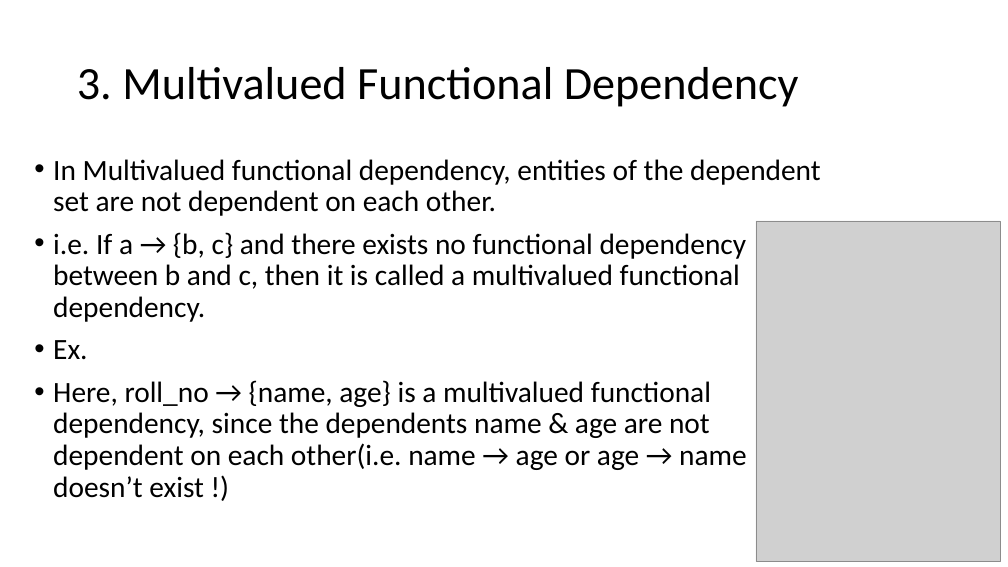
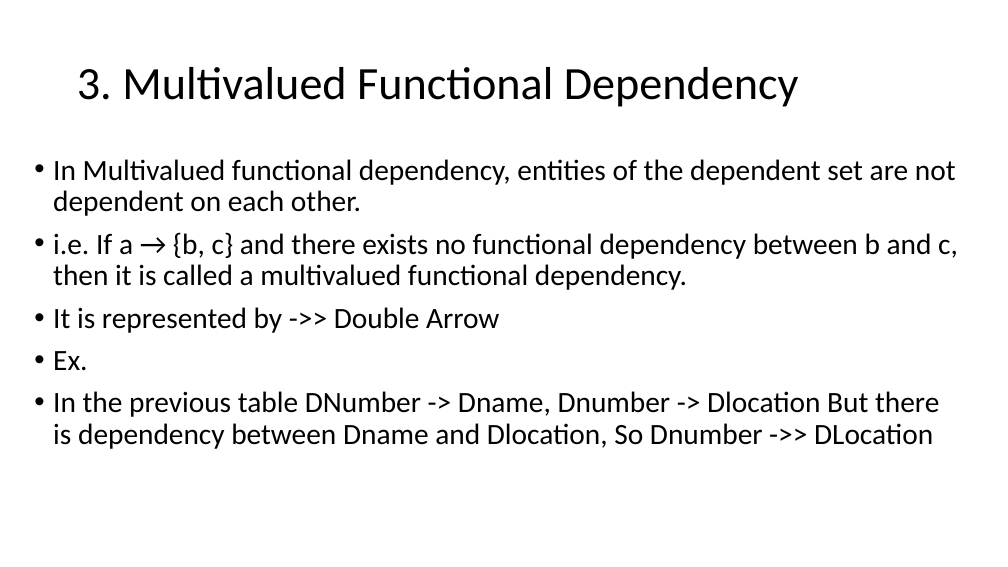
Before and after one commit to VishalChudasama08/MCA, a slide deck: slide 9 of Sem-1/RDBMS Theory/Unit-3/Day_12.pptx. Drawn at 1008x567 pixels with LibreOffice and Linux fonts; fonts in the diff are those of the drawing; grey boxes stand for pictures. Boxes give left, top, right and bottom in pixels: in the first picture for what was removed or moved away, otherwise in the second. Text is boxed around its words. In the diff, an @@ line names an element or a change of style, - is before the commit and + after.

```diff
--- a/Sem-1/RDBMS Theory/Unit-3/Day_12.pptx
+++ b/Sem-1/RDBMS Theory/Unit-3/Day_12.pptx
@@ picture removed at box(756, 221, 1000, 562) @@
@@ text at box(53, 307, 499, 333): paragraph added @@
+• It is represented by ->> Double Arrow
@@ text at box(53, 391, 939, 449): text changed @@
-• Here, roll_no → {name, age} is a multivalued functional dependency, since the dependents name & age are not dependent on each other(i.e. name → age or age → name doesn’t exist !)
+• In the previous table DNumber -> Dname, Dnumber -> Dlocation But there is dependency between Dname and Dlocation, So Dnumber ->> DLocation
```
Also in this commit, not shown: 1 other slide changed, 5 slides added, 4 slides removed, 32 other files.
